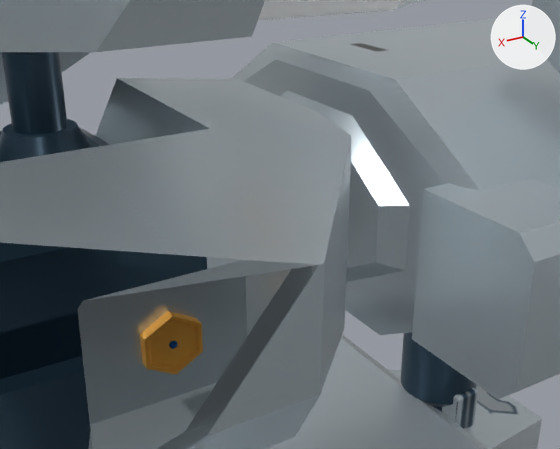
Renders of the glTF model SS_v.glb from each side of a commit.
One viewpoint serves both versions: a camera (50 mm lens) standing at (0.0563, 0.283, 0.7755) and looking at (-0.0261, 0.1456, 0.7068). Every picture has the same lights, and +X, +Y and +Z are marked at upper right. Everything nearer to the camera than a plane just in front of the edit is cut away.

The scene before the commit, as lines of its bpy script (objects in view):
```python
me_立方体_004 = bpy.data.meshes.new('立方体.004')
me_立方体_004.from_pydata(...)  # 9332 vertices, 17936 faces; spans x -0.292..0.292, y -0.142..0.826, z 0.0..0.945
me_立方体_004.materials.append(mat_ss)
me_立方体_033 = bpy.data.meshes.new('立方体.033')
me_立方体_033.from_pydata(...)  # 66 vertices, 124 faces; spans x -0.0068..0.0068, y 0.1407..0.1437, z 0.6747..0.6899
me_立方体_033.materials.append(mat_ss)
ob_medal = bpy.data.objects.new('Medal', me_立方体_033)
ob_medal.location = (0.0, 0.0, 0.0)
ob_ss_body = bpy.data.objects.new('SS_body', me_立方体_004)
ob_ss_body.location = (0.0, 0.0, 0.0)
```
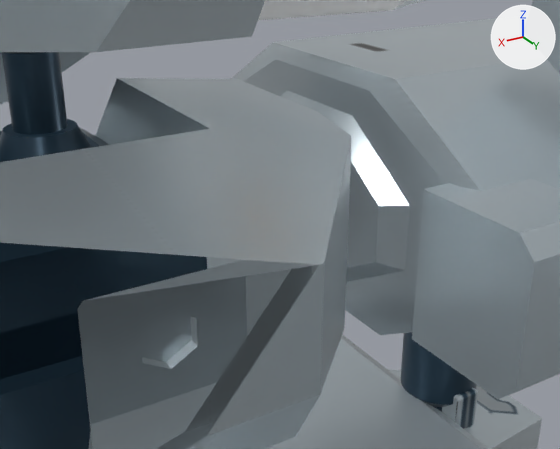
Commit message: fix2 ss

Where the change shows, as pixel boxes (x1, y1, x2, y2) in the pictures (560 x 449 px):
'Medal', deleted
    before: (140, 311, 203, 374)

What the commit changed:
Object 'Medal' (ob_medal) is deleted.
